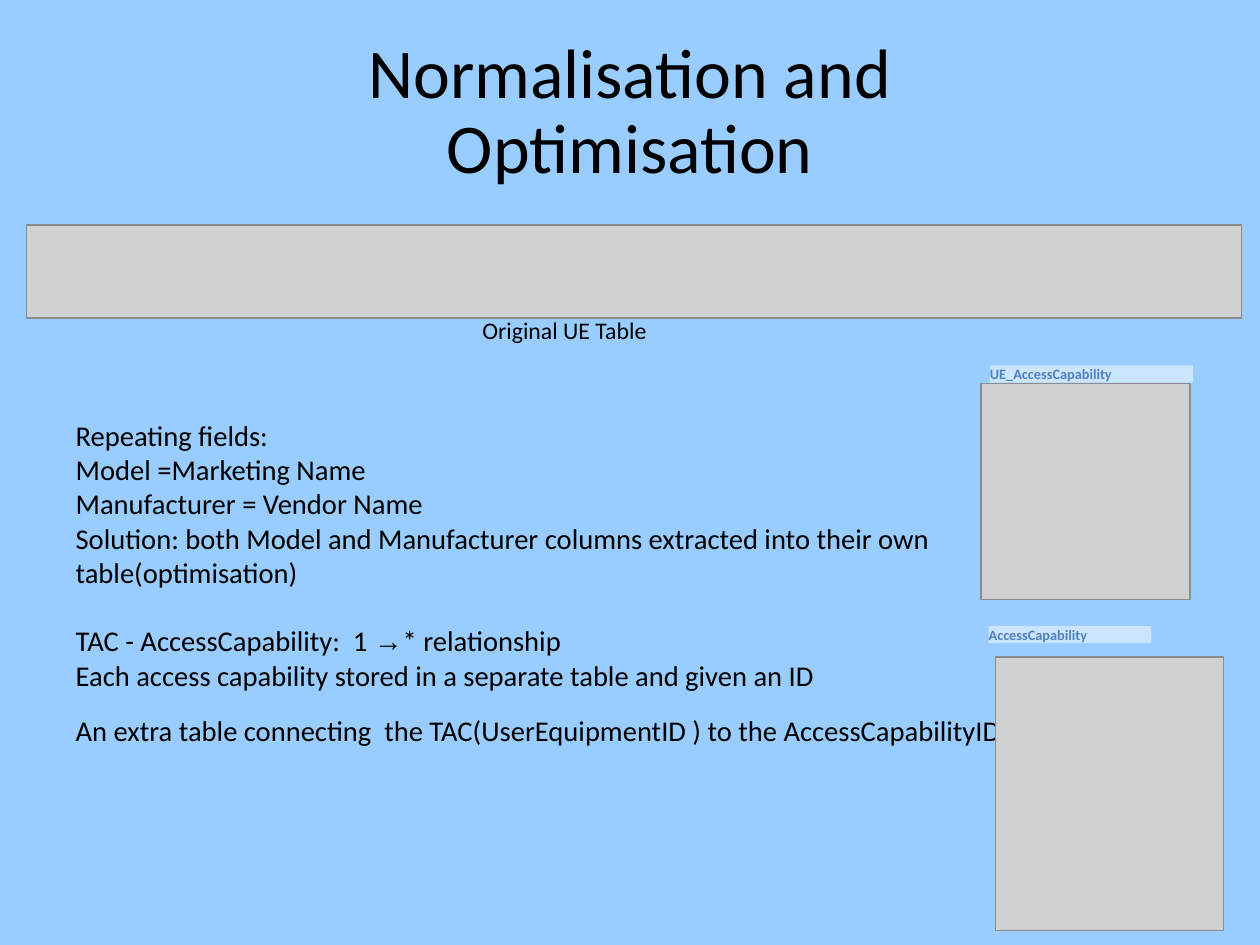
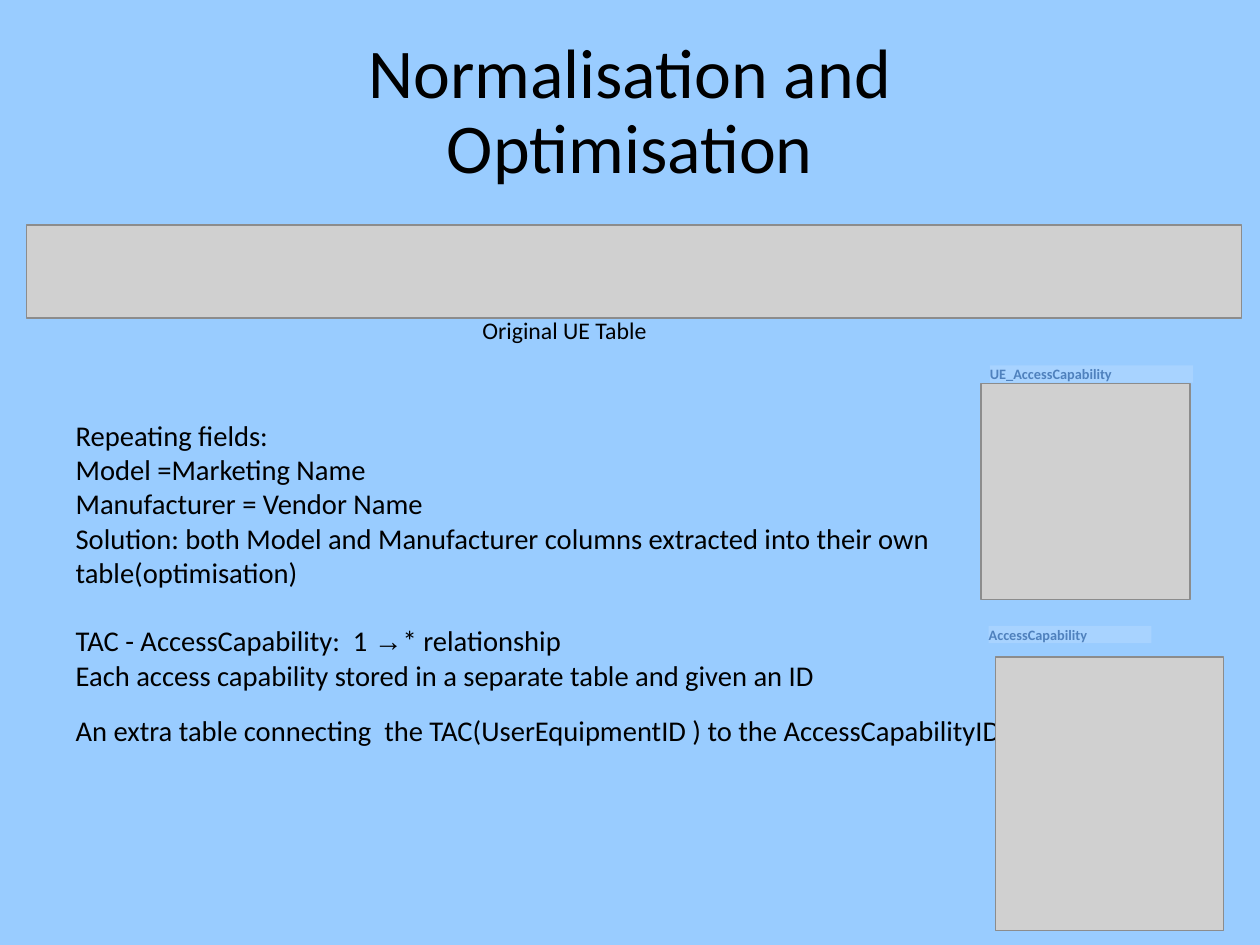
Before and after one commit to rednanor/GroupProject, a slide deck: slide 10 of Documentation/Group5presentation.odp. Drawn at 1260x945 pixels with LibreOffice and Linux fonts; fonts in the diff are those of the drawing; grey boxes stand for pictures; background and template pictures are left out. Boxes give left, top, right and bottom in pixels: in the first picture for what was removed or moved away, otherwise in the second. Text is boxed around its words. In the diff, an @@ line names an element or a change of style, - is before the commit and + after.

```diff
--- a/Documentation/Group5presentation.odp
+++ b/Documentation/Group5presentation.odp
@@ rectangle "UE_AccessCapability" at [990,366,1194,383]: fill #FFFFFF at 50% opacity to #FFFFFF at 15% opacity @@
@@ rectangle "AccessCapability" at [989,627,1151,644]: fill #FFFFFF at 50% opacity to #FFFFFF at 15% opacity @@
```
Also in this commit, not shown: 2 other slides changed.
